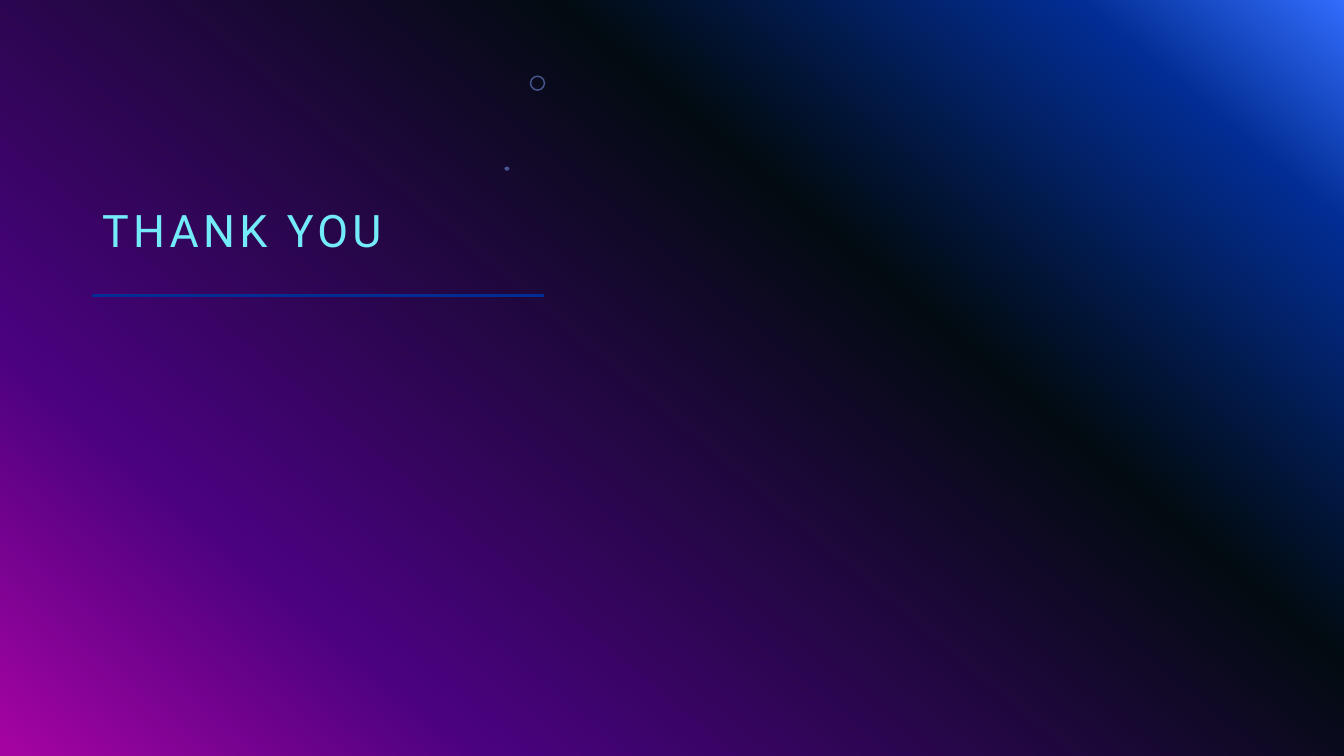
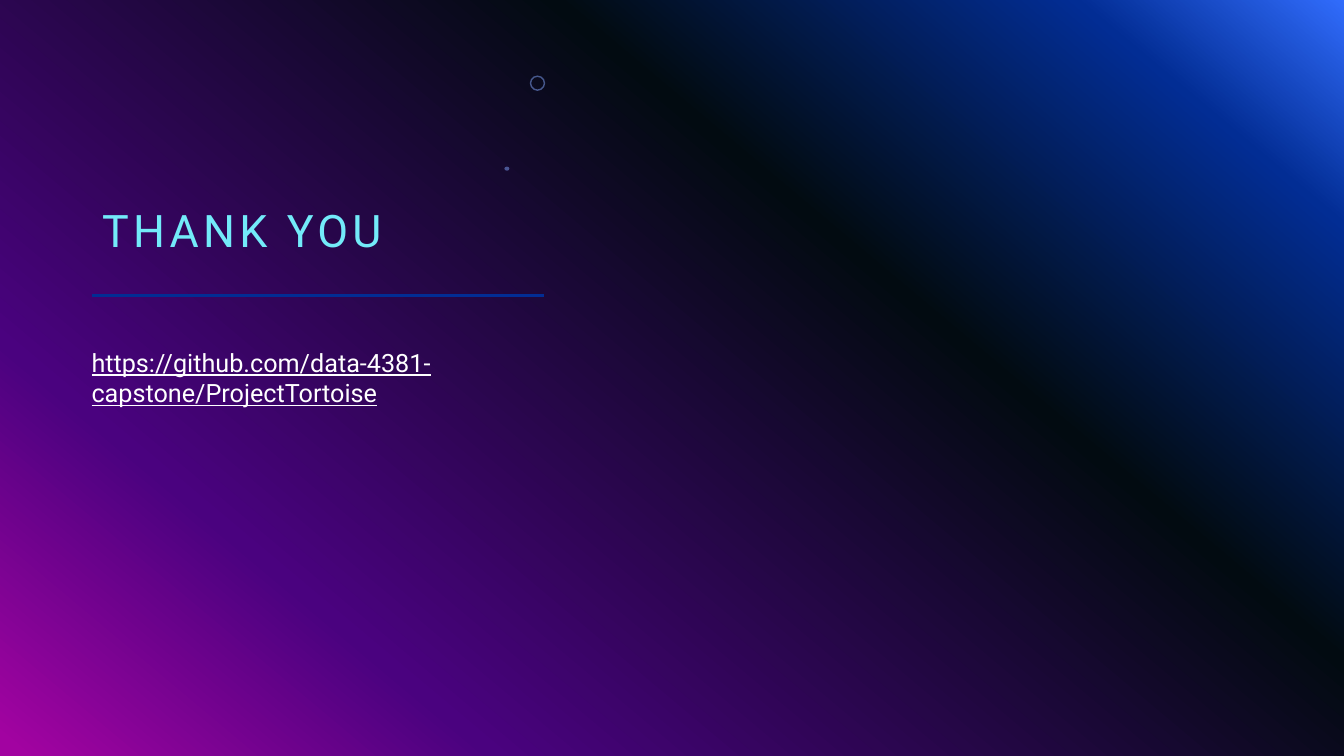
Before and after one commit to data-4381-capstone/ProjectTortoise, a slide deck: slide 8 of reports/Biweekly2.pptx. Drawn at 1344x756 pixels with LibreOffice and Linux fonts; fonts in the diff are those of the drawing; background and template pictures are left out. Boxes give left, top, right and bottom in pixels: in the first picture for what was removed or moved away, otherwise in the second. Text is boxed around its words. In the diff, an @@ line names an element or a change of style, - is before the commit and + after.

Commit message:
Fixed up Biweekly 2 presentation

```diff
--- a/reports/Biweekly2.pptx
+++ b/reports/Biweekly2.pptx
@@ text added at bbox=[92, 353, 431, 408], 18 pt, text #FFFFFF, underline @@
+https://github.com/data-4381-capstone/ProjectTortoise
```
